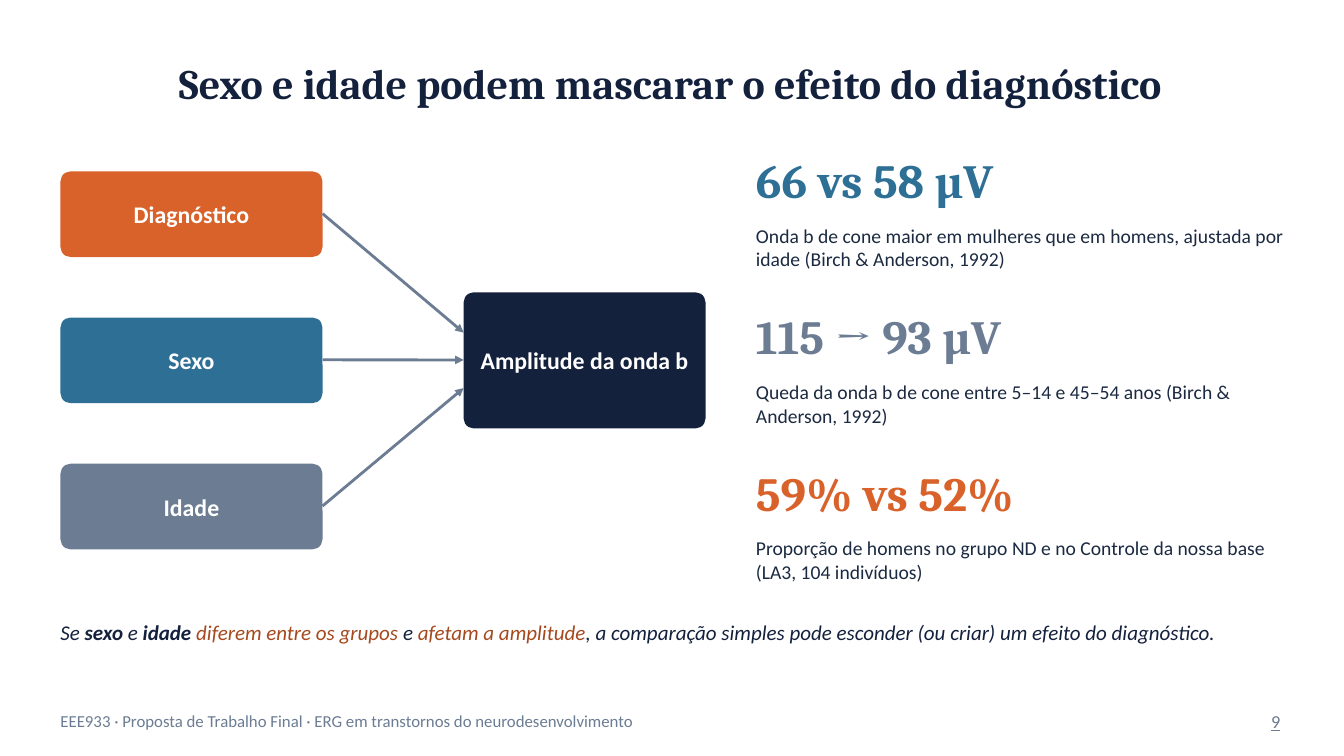
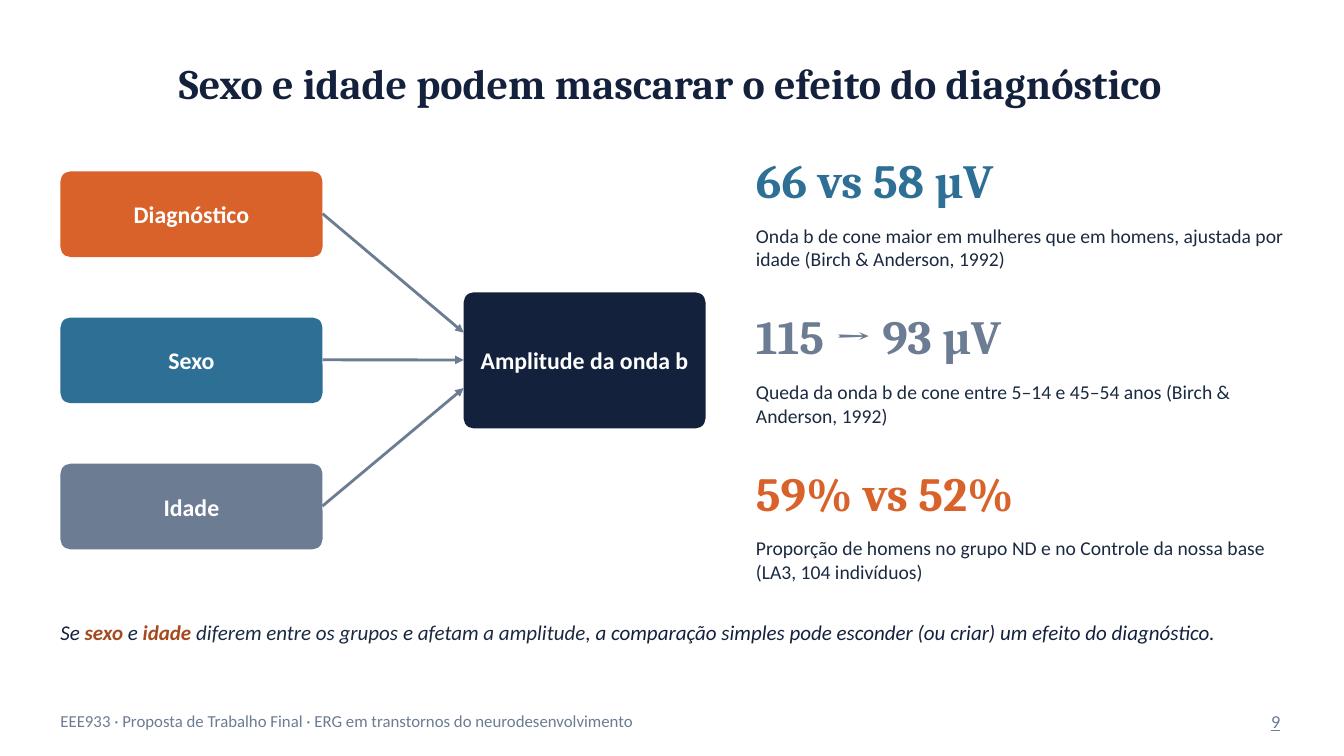
Before and after one commit to HenriqueMarquesCruz/ECs_EEE933, a slide deck: slide 9 of TrabalhoFinal/Proposta_ERG.pptx. Drawn at 1344x756 pixels with LibreOffice and Linux fonts; fonts in the diff are those of the drawing. Boxes give left, top, right and bottom in pixels: in the first picture for what was removed or moved away, otherwise in the second. Text is boxed around its words. In the diff, an @@ line names an element or a change of style, - is before the commit and + after.

Commit message:
pequenas edições

```diff
--- a/TrabalhoFinal/Proposta_ERG.pptx
+++ b/TrabalhoFinal/Proposta_ERG.pptx
@@ text "Se sexo e idade diferem ..." at [60,625,1215,644]: text colour #14213D to #A5491E in "sexo idade"; text colour #A5491E to #1B2A41 in "diferem entre os grupos afetam a amplitude," @@
```
